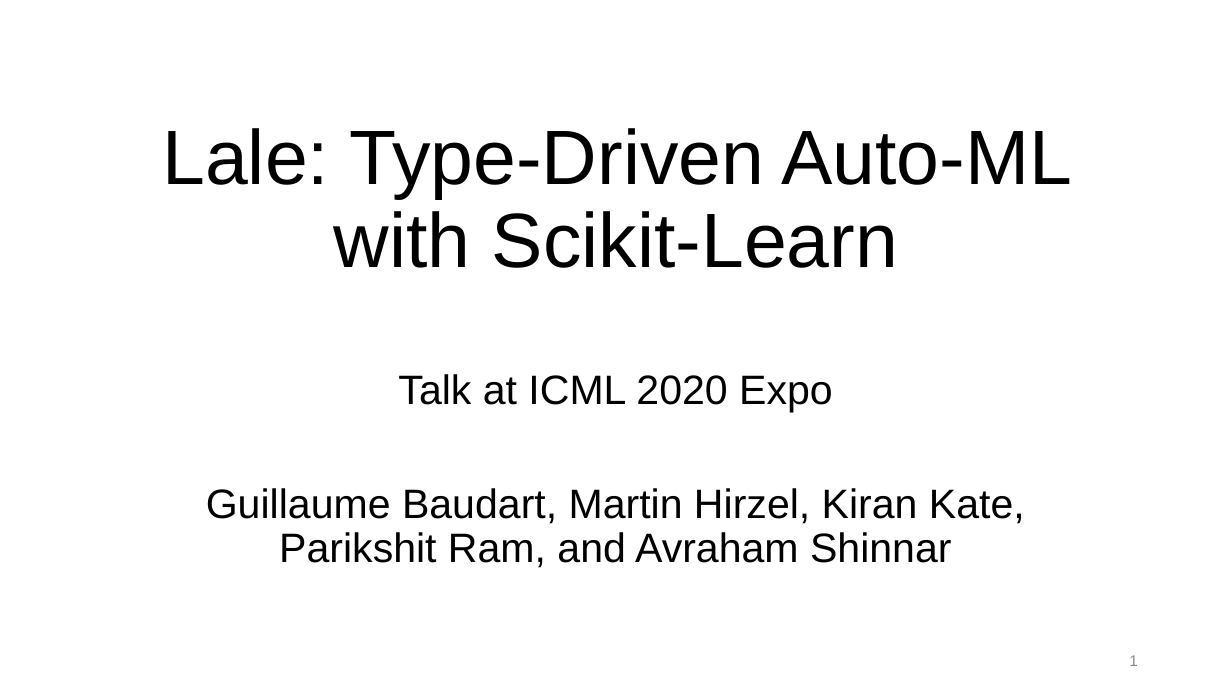
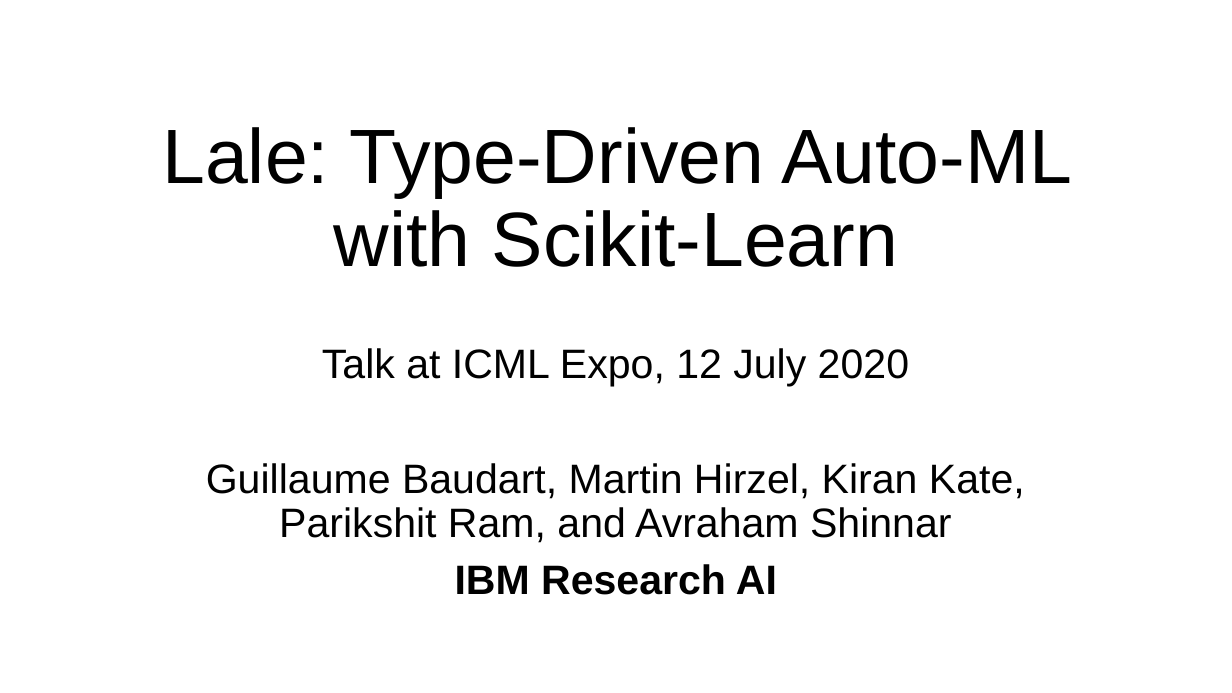
Before and after one commit to IBM/lale, a slide deck: slide 1 of talks/2020-0712-lale.pptx. Drawn at 1232x693 pixels with LibreOffice and Linux fonts; fonts in the diff are those of the drawing. Boxes give left, top, right and bottom in pixels: in the first picture for what was removed or moved away, otherwise in the second. Text is boxed around its words. In the diff, an @@ line names an element or a change of style, - is before the commit and + after.

```diff
--- a/talks/2020-0712-lale.pptx
+++ b/talks/2020-0712-lale.pptx
@@ subtitle "Talk at ICML Expo, 12 ...": place and size @@
-subtitle "Talk at ICML Expo, 12 ..." at <box>206,374,1025,568</box>
+subtitle "Talk at ICML Expo, 12 ..." at <box>206,348,1025,595</box>
@@ subtitle at <box>322,348,909,387</box>: text changed @@
-Talk at ICML 2020 Expo
+Talk at ICML Expo, 12 July 2020
@@ subtitle at <box>455,564,777,595</box>: paragraph added @@
+IBM Research AI
@@ page number removed at <box>1129,655,1138,666</box> @@
-1
```
Also in this commit, not shown: 8 other slides changed, 2 other files.
